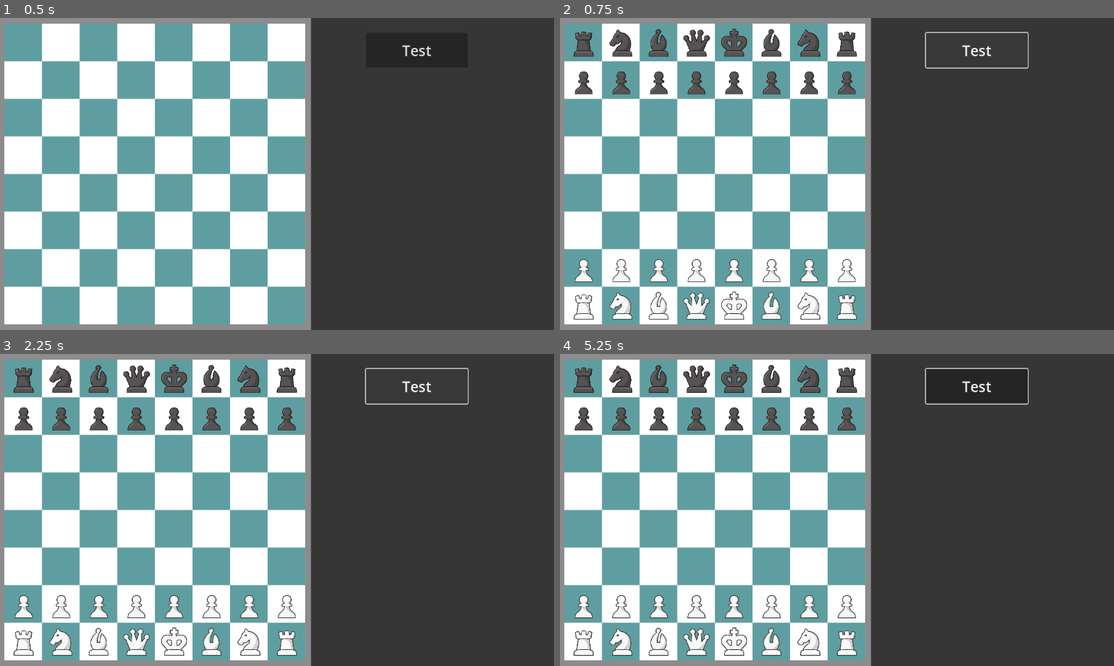
Above: before the commit, frames 1-4 (two rows, left to right).
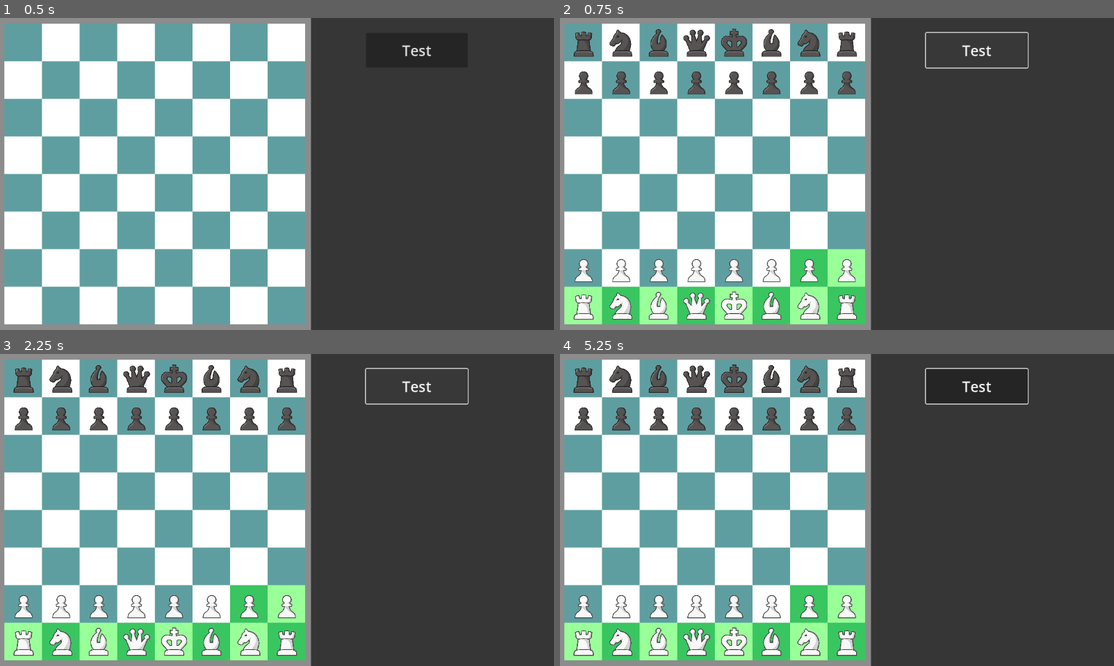
Above: after the commit, the same moments.

Repository: harrisb002/ChessDefense
Game: Godot game, scene res://Scenes/main.tscn
Two runs of this game, one before a commit and one after it. Both use one fixed random seed, a clock stepped at 60 frames per second and the inputs below.
Inputs (mouse positions are in pixels of both pictures, inside the frame that each line leads up to):
- Up to frame 1 (0.5 s): no input
- Up to frame 2 (0.75 s): click "Test" at 0.5 s
- Up to frame 3 (2.25 s): click "Test" at 1.25 s; click "Test" at 2 s
- Up to frame 4 (5.25 s): tap Enter at 2.75, 4.25 s; move the mouse to (958, 494) at 2.77 s; press the mouse at (958, 494) at 2.78 s; tap Space at 3.5, 5 s; move the mouse to (726, 525) at 3.52 s; release the mouse at (726, 525) at 3.53 s; click (726, 525) at 3.6 s; move the mouse to (892, 441) at 4.27 s; press the mouse at (892, 441) at 4.28 s; move the mouse to (809, 572) at 5.02 s; release the mouse at (809, 572) at 5.03 s; click (809, 572) at 5.1 s

Frame 1 is identical in both runs. In frame 2, 6.2% of the frame differs, in the area x 0-56%, y 73-99%; in frame 3, 6.1%; in frame 4, 6.1%.

Commit message:
Added bitboard for mapping filter color

Diff:
--- a/Scenes/slot.tscn
+++ b/Scenes/slot.tscn
@@ -14,3 +14,5 @@
 grow_horizontal = 2
 grow_vertical = 2
 color = Color(1, 1, 1, 0)
+
+[connection signal="gui_input" from="Filter" to="." method="_on_filter_gui_input"]
--- a/Scripts/DataHandler.gd
+++ b/Scripts/DataHandler.gd
@@ -38,6 +38,9 @@
 	"P" = PieceNames.WHITE_PAWN,
 }
 
+# Used for Filter states to show possible movements
+enum slot_states{NONE, FREE}
+
 # Called when the node enters the scene tree for the first time.
 func _ready() -> void:
 	# Since I dont have many assets I wont read from directory
--- a/Scripts/GUI.gd
+++ b/Scripts/GUI.gd
@@ -72,9 +72,20 @@
 	else:
 		pass
 
+
+# Use a bitboard (0-63 bits) to map the color of the filter
+func set_board_filter(bitmap : int):
+	for i in range(64):
+		if bitmap & 1: # If current bit is a 1
+			# Reversing the location index of the peices of the board based on how the c# code is written
+			grid_array[63-i].set_filter(DataHandler.slot_states.FREE)
+		bitmap = bitmap >> 1 # Shift right
+
+
 func _on_test_button_pressed() -> void:
 	#add_piece(DataHandler.PieceNames.BLACK_KING, 3)
 	parse_fen(fen) # Create starting board
+	set_board_filter(1023)
 
 func parse_fen(fen : String) -> void:
 	var boardstate = fen.split(" ")
--- a/Scripts/slot.gd
+++ b/Scripts/slot.gd
@@ -1,7 +1,12 @@
 extends ColorRect
 
-# Create a Reference to the Slot
-var slot_ID := -1
+signal slot_clicked(slot)
+
+# Reference Variables
+@onready var filter_path = $Filter
+
+var slot_ID := -1 # Create a Reference to the Slot
+var state = DataHandler.slot_states.NONE # Defaukt the filter state to NONE
 
 # Called when the node enters the scene tree for the first time.
 func _ready() -> void:
@@ -12,5 +17,22 @@
 func _process(delta: float) -> void:
 	pass
 
+
 func set_background(c) -> void:
 	color = c
+
+
+func set_filter(color = DataHandler.slot_states.NONE):
+	state = color
+	match color: # Basically Switch
+		DataHandler.slot_states.NONE:
+			filter_path.color = Color(0,0,0,0) # Totally Transparent
+		DataHandler.slot_states.FREE:
+			filter_path.color = Color(0,1,0,0.4) # Vaugely Transparent (Green)
+
+	pass
+
+
+func _on_filter_gui_input(event: InputEvent) -> void:
+	if event.is_action_pressed("mouse_left"):
+		emit_signal("slot_clicked", self)
